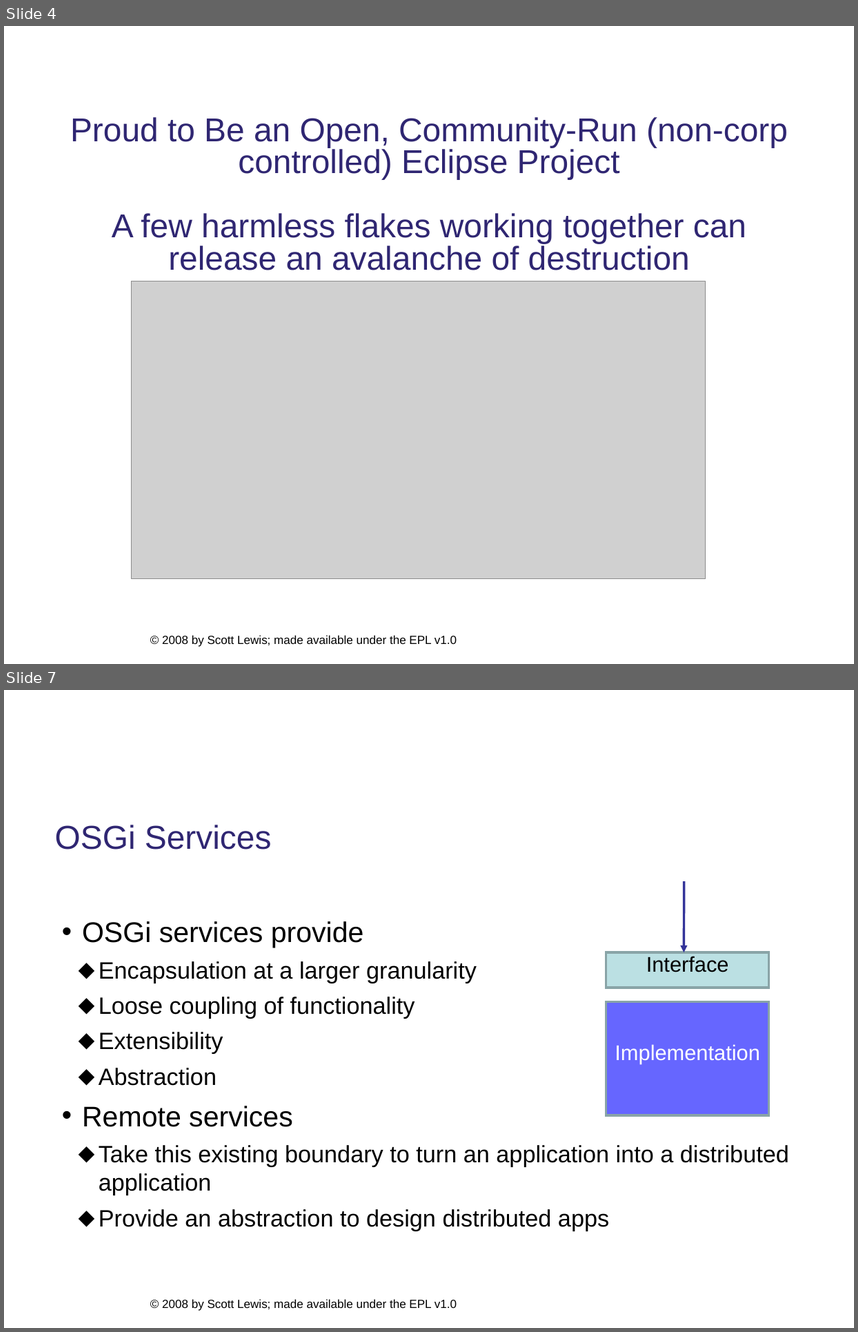
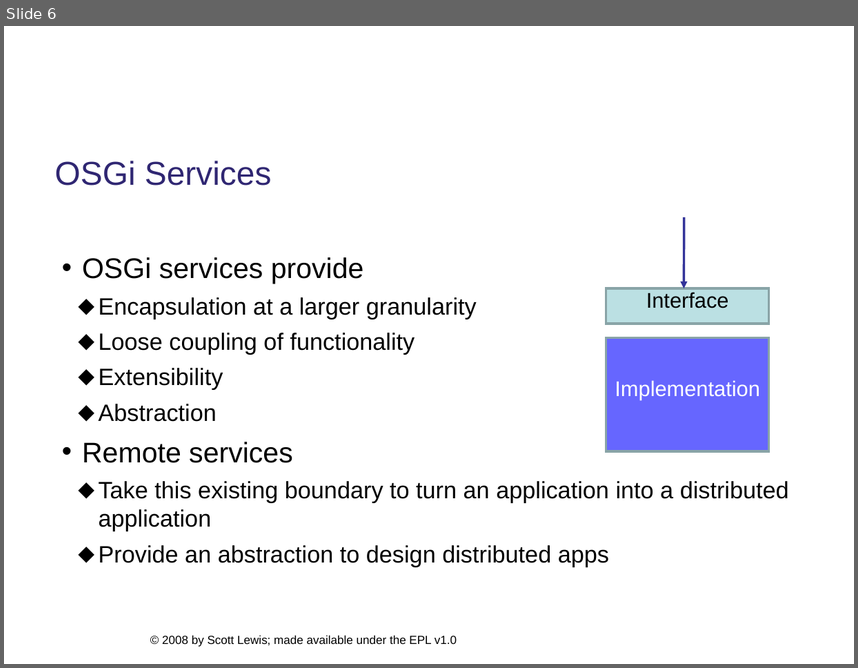
Before and after one commit to eclipse/ecf-website, a slide deck: presentations/eclipsedayatgoogleplex2008/ecf_overview_slewis.ppt. Shown one above the other, each under a label of ours: slides 4 and 7 before the commit, slide 6 after it; the slides between them are not shown. The pictures are 858x1332 and 858x668 pixels, drawn with LibreOffice and Linux fonts; fonts in the diff are those of the drawing; grey boxes stand for pictures; background and template pictures are left out. Boxes give left, top, right and bottom in pixels: in the first picture for what was removed or moved away, otherwise in the second. Text is boxed around its words. In the diff, an @@ line names an element or a change of style, - is before the commit and + after.

```diff
--- a/presentations/eclipsedayatgoogleplex2008/ecf_overview_slewis.ppt
+++ b/presentations/eclipsedayatgoogleplex2008/ecf_overview_slewis.ppt
@@ slide 4 removed at box(4, 26, 854, 664), background #FFFFFF; not listed: 1 template element that a slide beside it also shows @@
@@ text removed at box(70, 117, 788, 270) @@
-Proud to Be an Open, Community-Run (non-corp controlled) Eclipse Project
-A few harmless flakes working together can release an avalanche of destruction
@@ picture removed at box(132, 281, 705, 579) @@
@@ what was slide 7 is now slide 6 @@
```
Also in this commit, not shown: 2 slides changed, 3 slides added, 3 other slides removed, 1 other file.
